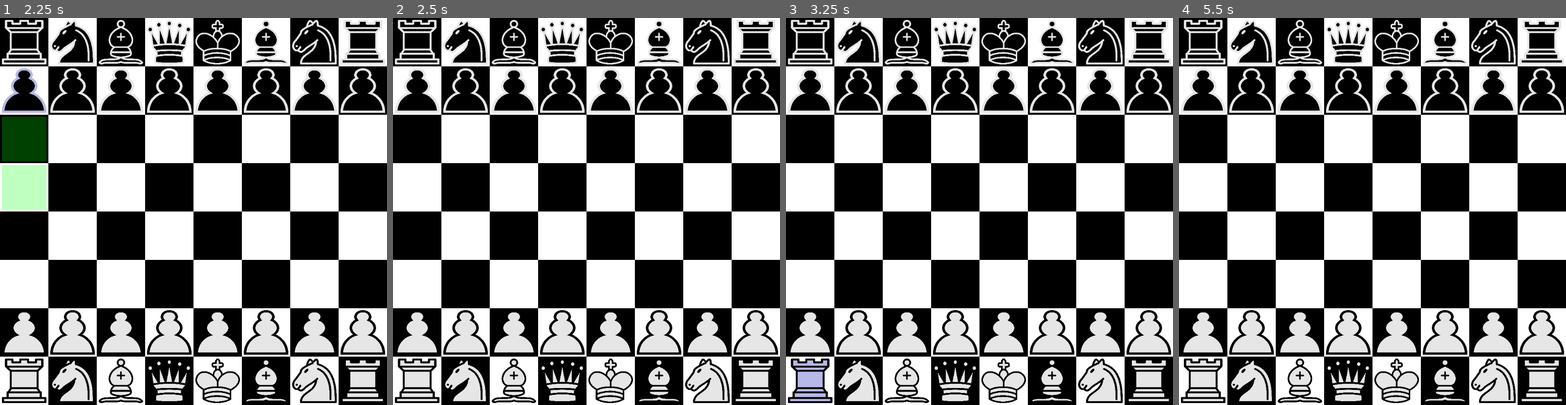
Above: before the commit, frames 1-4 (left to right).
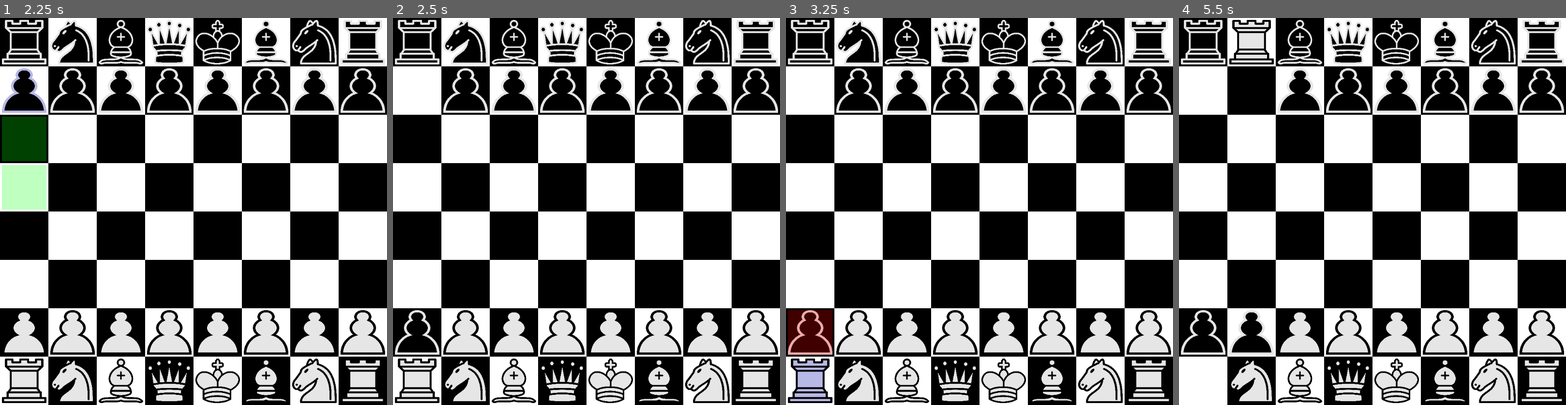
Above: after the commit, the same moments.

Repository: nafiz1001/Godot-Chess
Game: Godot game, scene res://chess.tscn
Two runs of this game, one before a commit and one after it. Both use one fixed random seed, a clock stepped at 60 frames per second and the inputs below.
Inputs (mouse positions are in pixels of both pictures, inside the frame that each line leads up to):
- Up to frame 1 (2.25 s): tap Enter at 0.5, 2 s; move the mouse to (23, 41) at 0.52 s; click (23, 41) at 0.67 s; tap Space at 1.25 s; move the mouse to (23, 91) at 1.27 s; click (23, 91) at 1.42 s; move the mouse to (23, 331) at 2.02 s; click (23, 331) at 2.17 s
- Up to frame 2 (2.5 s): no input
- Up to frame 3 (3.25 s): tap Space at 2.75 s; move the mouse to (809, 381) at 2.77 s; click (809, 381) at 2.92 s
- Up to frame 4 (5.5 s): tap Enter at 3.5 s; move the mouse to (1252, 41) at 3.52 s; click (1252, 41) at 3.67 s; tap Space at 4.25 s; move the mouse to (1252, 91) at 4.27 s; click (1252, 91) at 4.42 s; move the mouse to (1252, 331) at 5.02 s; click (1252, 331) at 5.17 s

Frame 1 is identical in both runs. In frame 2, 1.7% of the frame differs, in the area x 0-12%, y 13-87%; in frame 3, 2.1%; in frame 4, 4.7%, in the area x 0-25%, y 0-100%.

Commit message:
use multiple laye rof valid_moves

Diff:
--- a/chess.gd
+++ /dev/null
@@ -1,75 +0,0 @@
-class_name Chess
-extends Object
-
-# index is from 0 to 63, starting from A8 to H1
-var pieces: Array[ChessPiece] = []
-
-func _init():
-	for i in range(64):
-		pieces.append(null)
-
-func get_piece_at(square: Vector2i) -> ChessPiece:
-	return pieces[ChessBoard.vec_to_index(square)]
-
-func set_piece_at(square: Vector2i, piece: ChessPiece) -> void:
-	pieces[ChessBoard.vec_to_index(square)] = piece
-
-signal on_select_piece(square: Vector2i, piece: ChessPiece)
-signal on_deselect_piece(square: Vector2i, piece: ChessPiece)
-signal on_remove_piece(square: Vector2i, piece: ChessPiece)
-signal on_place_piece(square: Vector2i, piece: ChessPiece)
-
-var selected_square = null # Vector2i | null
-var selected_piece: ChessPiece
-func on_square_click(new_square: Vector2i):
-	if selected_piece == null or selected_square == null:
-		# there are no pieces currently selected
-		if get_piece_at(new_square):
-			selected_square = new_square
-			selected_piece = get_piece_at(new_square)
-			on_select_piece.emit(selected_square, selected_piece)
-			# print("Selected a ",
-			# 	ChessColour.keys()[selected_piece.colour],
-			# 	" ",
-			# 	ChessPieceType.keys()[selected_piece.type],
-			# 	" at ", new_square
-			# )
-	else:
-		# there is a piece currently selected
-		var new_piece = get_piece_at(new_square)
-		if new_piece != null and new_piece.colour == selected_piece.colour:
-			# select different piece
-			var temp_square = selected_square
-			var temp_piece = selected_piece
-			selected_square = null
-			selected_piece = null
-			on_deselect_piece.emit(temp_square, temp_piece)
-			on_square_click(new_square) # recurse into selecting new piece
-		else:
-			# test that the move is valid
-			var moves = selected_piece.valid_moves(selected_square, pieces)
-			for path in moves:
-				for move in path:
-					if move == new_square:
-						# The move is valid. Proceed with the move.
-						var old_index = ChessBoard.vec_to_index(selected_square)
-						pieces[old_index] = null
-
-						var new_index = ChessBoard.vec_to_index(new_square)
-
-						var captured_piece = pieces[new_index]
-						if captured_piece != null:
-							pieces[new_index] = null
-							on_remove_piece.emit(new_square, captured_piece)
-
-						pieces[new_index] = selected_piece
-						selected_square = null
-						selected_piece = null
-						on_place_piece.emit(new_square, pieces[new_index])
-						return
-			# deselect piece
-			var temp_square = selected_square
-			var temp_piece = selected_piece
-			selected_square = null
-			selected_piece = null
-			on_deselect_piece.emit(temp_square, temp_piece)
--- a/chess.tscn
+++ b/chess.tscn
@@ -1,10 +1,10 @@
-[gd_scene load_steps=2 format=3 uid="uid://dcbn5u01yt7gj"]
+[gd_scene format=3 uid="uid://dcbn5u01yt7gj"]
 
-[ext_resource type="Script" uid="uid://d0a5jbmg43dhe" path="res://chess_node.gd" id="1_r1ws2"]
+[ext_resource type="Script" uid="uid://d0a5jbmg43dhe" path="res://scripts/chess_node.gd" id="1_r1ws2"]
 
-[node name="Chess" type="Node2D"]
+[node name="Chess" type="Node2D" unique_id=2027923180]
 script = ExtResource("1_r1ws2")
 
-[node name="Pieces" type="Node" parent="."]
+[node name="Pieces" type="Node" parent="." unique_id=11069339]
 
-[node name="Hints" type="Node" parent="."]
+[node name="Hints" type="Node" parent="." unique_id=1786629112]
--- a/chess_board.tscn
+++ b/chess_board.tscn
@@ -1,7 +1,7 @@
 [gd_scene load_steps=6 format=3 uid="uid://dlq0dhyv4kj86"]
 
 [ext_resource type="Shader" uid="uid://b1ffnfas7rrre" path="res://checkerboard.gdshader" id="1_guywq"]
-[ext_resource type="Script" uid="uid://da6cmyko7y6xn" path="res://chess_board_node.gd" id="1_p4xb6"]
+[ext_resource type="Script" uid="uid://da6cmyko7y6xn" path="res://scripts/chess_board_node.gd" id="1_p4xb6"]
 
 [sub_resource type="ShaderMaterial" id="ShaderMaterial_p4xb6"]
 shader = ExtResource("1_guywq")
--- a/chess_piece.gd
+++ /dev/null
@@ -1,157 +0,0 @@
-class_name ChessPiece
-extends Object
-
-enum Type {KING, QUEEN, BISHOP, KNIGHT, ROOK, PAWN}
-enum Colour {WHITE, BLACK}
-
-var type: Type = Type.KING
-var colour: Colour = Colour.WHITE
-
-# to help avoid infinite recursion when checking king valid_moves
-static var controlled_king: ChessPiece = null
-func valid_moves(square: Vector2i, chess_pieces: Array[ChessPiece]) -> Array[Array]:
-	var _moves: Array[Array] = []
-	match type:
-		Type.PAWN:
-			var direction = -1 if colour == Colour.WHITE else 1
-			var start_row = 6 if colour == Colour.WHITE else 1
-
-			var forward_moves: Array[Vector2i] = []
-
-			var forward_square = square + Vector2i(0, direction)
-			if not ChessBoard.out_of_bounds(forward_square):
-				if not chess_pieces[ChessBoard.vec_to_index(forward_square)]:
-					forward_moves.append(forward_square)
-
-			var double_forward_square = square + Vector2i(0, 2 * direction)
-			if not ChessBoard.out_of_bounds(double_forward_square):
-				if square.y == start_row and not chess_pieces[ChessBoard.vec_to_index(double_forward_square)]:
-					forward_moves.append(double_forward_square)
-
-			if not forward_moves.is_empty():
-				_moves.append(forward_moves)
-
-			for horizontal_move in [-1, 1]:
-				var attack_square = square + Vector2i(horizontal_move, direction)
-				if not ChessBoard.out_of_bounds(attack_square):
-					var attack_index = ChessBoard.vec_to_index(attack_square)
-					if chess_pieces[attack_index] and chess_pieces[attack_index].colour != colour:
-						_moves.append([attack_square])
-
-		Type.ROOK:
-			var directions = [Vector2i(1, 0), Vector2i(-1, 0), Vector2i(0, 1), Vector2i(0, -1)]
-			for direction in directions:
-				var path: Array[Vector2i] = []
-				var current_square = square + direction
-				while not ChessBoard.out_of_bounds(current_square):
-					var index = ChessBoard.vec_to_index(current_square)
-					if chess_pieces[index]:
-						if chess_pieces[index].colour != colour:
-							path.append(current_square)
-						break # stop searching in this direction (while loop)
-					else:
-						path.append(current_square)
-					current_square += direction
-				if not path.is_empty():
-					_moves.append(path)
-
-		Type.KNIGHT:
-			var knight_moves = [
-				Vector2i(1, 2), Vector2i(2, 1), Vector2i(-1, 2), Vector2i(-2, 1),
-				Vector2i(1, -2), Vector2i(2, -1), Vector2i(-1, -2), Vector2i(-2, -1)
-			]
-			for move in knight_moves:
-				var target_square = square + move
-				if not ChessBoard.out_of_bounds(target_square):
-					var index = ChessBoard.vec_to_index(target_square)
-					if not chess_pieces[index] or chess_pieces[index].colour != colour:
-						_moves.append([target_square])
-
-		Type.BISHOP:
-			var directions = [Vector2i(1, 1), Vector2i(1, -1), Vector2i(-1, 1), Vector2i(-1, -1)]
-			for direction in directions:
-				var path: Array[Vector2i] = []
-				var current_square = square + direction
-				while not ChessBoard.out_of_bounds(current_square):
-					var index = ChessBoard.vec_to_index(current_square)
-					if chess_pieces[index]:
-						if chess_pieces[index].colour != colour:
-							path.append(current_square)
-						break # stop searching in this direction (while loop)
-					else:
-						path.append(current_square)
-					current_square += direction
-				if not path.is_empty():
-					_moves.append(path)
-
-		Type.QUEEN:
-			var directions = [
-				Vector2i(1, 0), Vector2i(-1, 0), Vector2i(0, 1), Vector2i(0, -1),
-				Vector2i(1, 1), Vector2i(1, -1), Vector2i(-1, 1), Vector2i(-1, -1)
-			]
-			for direction in directions:
-				var path: Array[Vector2i] = []
-				var current_square = square + direction
-				while not ChessBoard.out_of_bounds(current_square):
-					var index = ChessBoard.vec_to_index(current_square)
-					if chess_pieces[index]:
-						if chess_pieces[index].colour != colour:
-							path.append(current_square)
-						break
-					else:
-						path.append(current_square)
-					current_square += direction
-				if not path.is_empty():
-					_moves.append(path)
-
-		Type.KING:
-			if controlled_king == null:
-				controlled_king = self
-
-			var king_moves = [
-				Vector2i(1, 0), Vector2i(-1, 0), Vector2i(0, 1), Vector2i(0, -1),
-				Vector2i(1, 1), Vector2i(1, -1), Vector2i(-1, 1), Vector2i(-1, -1)
-			]
-			for move in king_moves:
-				var target_square = square + move
-				if not ChessBoard.out_of_bounds(target_square):
-					var index = ChessBoard.vec_to_index(target_square)
-					if not chess_pieces[index] or chess_pieces[index].colour != colour:
-						_moves.append([target_square])
-
-			# Remove valid moves that would put king in check
-			for index in range(chess_pieces.size()):
-				var other_piece = chess_pieces[index]
-				if other_piece and other_piece.colour != colour:
-					if other_piece == controlled_king:
-						# base case to avoid infinite recursion
-						continue
-					var other_piece_moves = other_piece.valid_moves(
-						ChessBoard.index_to_vec(index),
-						chess_pieces
-					)
-					for path in other_piece_moves:
-						for attacked_square in path:
-							for king_path in _moves.duplicate():
-								# king only valid_moves one square at a time
-								if king_path[0] == attacked_square:
-									_moves.erase(king_path)
-
-			controlled_king = null
-			# Castling logic should be handled externally
-
-	return _moves
-
-func is_in_danger(square: Vector2i, chess_pieces: Array[ChessPiece]) -> bool:
-	for index in range(chess_pieces.size()):
-		var other_piece = chess_pieces[index]
-		if other_piece and other_piece.colour != colour:
-			var other_piece_moves = other_piece.valid_moves(
-				ChessBoard.index_to_vec(index),
-				chess_pieces
-			)
-			for path in other_piece_moves:
-				for attacked_square in path:
-					if attacked_square == square:
-						return true
-	return false
--- a/chess_piece.tscn
+++ b/chess_piece.tscn
@@ -1,6 +1,6 @@
 [gd_scene load_steps=4 format=3 uid="uid://dqrjcwmnooaoi"]
 
-[ext_resource type="Script" uid="uid://dwhd33ogxth2u" path="res://chess_piece_node.gd" id="1_l4lp4"]
+[ext_resource type="Script" uid="uid://dwhd33ogxth2u" path="res://scripts/chess_piece_node.gd" id="1_l4lp4"]
 [ext_resource type="Texture2D" uid="uid://cm6srqtigqhfi" path="res://Chess_Pieces/w_king.png" id="2_5nxdc"]
 
 [sub_resource type="RectangleShape2D" id="RectangleShape2D_l4lp4"]
--- a/project.godot
+++ b/project.godot
@@ -8,11 +8,15 @@
 
 config_version=5
 
+[animation]
+
+compatibility/default_parent_skeleton_in_mesh_instance_3d=true
+
 [application]
 
 config/name="Chess"
 run/main_scene="uid://dcbn5u01yt7gj"
-config/features=PackedStringArray("4.5", "GL Compatibility")
+config/features=PackedStringArray("4.6", "GL Compatibility")
 config/icon="res://icon.svg"
 
 [display]
--- /dev/null
+++ b/scripts/chess.gd
@@ -0,0 +1,103 @@
+class_name Chess
+extends Object
+
+# index is from 0 to 63, starting from A8 to H1
+var pieces: Array[ChessPiece] = []
+
+func _init():
+	for i in range(64):
+		pieces.append(null)
+
+func get_piece_at(square: Vector2i) -> ChessPiece:
+	return pieces[ChessBoard.vec_to_index(square)]
+
+func set_piece_at(square: Vector2i, piece: ChessPiece) -> void:
+	pieces[ChessBoard.vec_to_index(square)] = piece
+
+signal on_select_piece(square: Vector2i, piece: ChessPiece)
+signal on_deselect_piece(square: Vector2i, piece: ChessPiece)
+signal on_remove_piece(square: Vector2i, piece: ChessPiece)
+signal on_place_piece(square: Vector2i, piece: ChessPiece)
+
+var selected_square = null # Vector2i | null
+var selected_piece: ChessPiece
+func on_square_click(new_square: Vector2i):
+	if selected_piece == null or selected_square == null:
+		# there are no pieces currently selected
+		if get_piece_at(new_square):
+			selected_square = new_square
+			selected_piece = get_piece_at(new_square)
+			on_select_piece.emit(selected_square, selected_piece)
+			# print("Selected a ",
+			# 	ChessColour.keys()[selected_piece.colour],
+			# 	" ",
+			# 	ChessPieceType.keys()[selected_piece.type],
+			# 	" at ", new_square
+			# )
+	else:
+		# there is a piece currently selected
+		var new_piece = get_piece_at(new_square)
+		if new_piece != null and new_piece.colour == selected_piece.colour:
+			# select different piece
+			var temp_square = selected_square
+			var temp_piece = selected_piece
+			selected_square = null
+			selected_piece = null
+			on_deselect_piece.emit(temp_square, temp_piece)
+			on_square_click(new_square) # recurse into selecting new piece
+		else:
+			var move_object = valid_moves_2(new_square)
+			if move_object != null:
+				var new_index = ChessBoard.vec_to_index(new_square)
+				var captured_piece = pieces[new_index]
+				var old_index = ChessBoard.vec_to_index(selected_square)
+				pieces[old_index] = null
+				if captured_piece != null:
+					pieces[new_index] = null
+					on_remove_piece.emit(new_square, captured_piece)
+				pieces[new_index] = selected_piece
+				selected_square = null
+				selected_piece = null
+				on_place_piece.emit(new_square, pieces[new_index])
+
+			var temp_square = selected_square
+			var temp_piece = selected_piece
+			selected_square = null
+			selected_piece = null
+			on_deselect_piece.emit(temp_square, temp_piece)
+
+func valid_moves_2(from: Vector2i) -> Array[Array]:
+	# Generate all valid moves for the piece at the given square
+	# considering other pieces on the board, excludes
+	# special moves like check, castling, en passant, etc.
+
+	var from_piece = get_piece_at(from)
+	if from_piece == null:
+		return []
+	var all_moves = from_piece.valid_moves_1(from)
+	var valid_moves: Array[Array] = []
+	for path in all_moves:
+		var valid_path: Array[ChessMove] = []
+		for _move_object in path:
+			var move_object: ChessMove = _move_object
+			if move_object.square == from:
+				# Skip the move if it leads back to the original square
+				continue
+			var target_piece = get_piece_at(move_object.square)
+			if move_object.capture_only and (target_piece == null or target_piece.colour == from_piece.colour):
+				# Capture only move but no enemy piece to capture
+				continue
+			if move_object.no_capture_only and target_piece != null:
+				# No capture move but there's a piece in the way
+				continue
+			if target_piece != null and target_piece.colour == from_piece.colour:
+				# Can't move onto a square occupied by a friendly piece
+				break
+			valid_path.append(move_object)
+			if target_piece != null:
+				# Can't move past an enemy piece
+				break
+			# If all checks passed, add the path to valid moves
+		valid_moves.append(valid_path)
+
+	return valid_moves
--- /dev/null
+++ b/scripts/chess_move.gd
@@ -0,0 +1,11 @@
+class_name ChessMove
+extends Object
+
+var square: Vector2i
+var capture_only: bool = false
+var no_capture_only: bool = false
+
+func _init(_square: Vector2i, _is_capture_only: bool = false, _no_capture_only: bool = false):
+	square = _square
+	capture_only = _is_capture_only
+	no_capture_only = _no_capture_only
--- a/chess_node.gd
+++ b/scripts/chess_node.gd
@@ -73,15 +73,18 @@
 	)
 	for child in $Hints.get_children():
 		child.queue_free()
-	for path in piece.valid_moves(active_square, chess.pieces):
-		for move in path:
+
+	for path in chess.valid_moves_2(active_square):
+		for _move_object in path:
+			var move_object: ChessMove = _move_object
+
 			# highlight possible moves
 			var highlight = MeshInstance2D.new()
 			var plane_mesh = QuadMesh.new()
 			plane_mesh.size = Vector2(chess_board.GLOBAL_CELL_LENGTH - active_piece.PADDING, chess_board.GLOBAL_CELL_LENGTH - active_piece.PADDING)
 			highlight.mesh = plane_mesh
-			highlight.position = chess_board.square_to_global_position(move)
-			highlight.modulate = Color(1, 0, 0, 0.25) if chess.get_piece_at(move) else Color(0, 1, 0, 0.25)
+			highlight.position = chess_board.square_to_global_position(move_object.square)
+			highlight.modulate = Color(1, 0, 0, 0.25) if chess.get_piece_at(move_object.square) else Color(0, 1, 0, 0.25)
 			highlight.z_index = 1
 			$Hints.add_child(highlight)
 
--- /dev/null
+++ b/scripts/chess_piece.gd
@@ -0,0 +1,96 @@
+class_name ChessPiece
+extends Object
+
+enum Type {KING, QUEEN, BISHOP, KNIGHT, ROOK, PAWN}
+enum Colour {WHITE, BLACK}
+
+var type: Type = Type.KING
+var colour: Colour = Colour.WHITE
+
+func valid_moves_1(square: Vector2i) -> Array[Array]:
+	# Generates all possible moves for this piece from the given square
+	# without considering other pieces on the board
+
+	# an array of array of ChessMove
+	var _moves: Array[Array] = []
+	match type:
+		Type.PAWN:
+			var direction = -1 if colour == Colour.WHITE else 1
+			var start_row = 6 if colour == Colour.WHITE else 1
+
+			var forward_moves: Array[ChessMove] = []
+
+			var forward_square = square + Vector2i(0, direction)
+			if not ChessBoard.out_of_bounds(forward_square):
+				forward_moves.append(ChessMove.new(forward_square, false, true))
+
+			if square.y == start_row:
+				var double_forward_square = square + Vector2i(0, 2 * direction)
+				if not ChessBoard.out_of_bounds(double_forward_square):
+					forward_moves.append(ChessMove.new(double_forward_square, false, true))
+
+			if not forward_moves.is_empty():
+				_moves.append(forward_moves)
+
+			for diagonal_move in [-1, 1]:
+				var attack_square = square + Vector2i(diagonal_move, direction)
+				if not ChessBoard.out_of_bounds(attack_square):
+					_moves.append([ChessMove.new(attack_square, true)])
+
+		Type.ROOK:
+			var directions = [Vector2i(1, 0), Vector2i(-1, 0), Vector2i(0, 1), Vector2i(0, -1)]
+			for direction in directions:
+				var path: Array[ChessMove] = []
+				var current_square = square + direction
+				while not ChessBoard.out_of_bounds(current_square):
+					path.append(ChessMove.new(current_square, false))
+					current_square += direction
+				if not path.is_empty():
+					_moves.append(path)
+
+		Type.KNIGHT:
+			var knight_moves = [
+				Vector2i(1, 2), Vector2i(2, 1), Vector2i(-1, 2), Vector2i(-2, 1),
+				Vector2i(1, -2), Vector2i(2, -1), Vector2i(-1, -2), Vector2i(-2, -1)
+			]
+			for move in knight_moves:
+				var target_square = square + move
+				if not ChessBoard.out_of_bounds(target_square):
+					_moves.append([ChessMove.new(target_square, false)])
+
+		Type.BISHOP:
+			var directions = [Vector2i(1, 1), Vector2i(1, -1), Vector2i(-1, 1), Vector2i(-1, -1)]
+			for direction in directions:
+				var path: Array[ChessMove] = []
+				var current_square = square + direction
+				while not ChessBoard.out_of_bounds(current_square):
+					path.append(ChessMove.new(current_square, false))
+					current_square += direction
+				if not path.is_empty():
+					_moves.append(path)
+
+		Type.QUEEN:
+			var directions = [
+				Vector2i(1, 0), Vector2i(-1, 0), Vector2i(0, 1), Vector2i(0, -1),
+				Vector2i(1, 1), Vector2i(1, -1), Vector2i(-1, 1), Vector2i(-1, -1)
+			]
+			for direction in directions:
+				var path: Array[ChessMove] = []
+				var current_square = square + direction
+				while not ChessBoard.out_of_bounds(current_square):
+					path.append(ChessMove.new(current_square, false))
+					current_square += direction
+				if not path.is_empty():
+					_moves.append(path)
+
+		Type.KING:
+			var king_moves = [
+				Vector2i(1, 0), Vector2i(-1, 0), Vector2i(0, 1), Vector2i(0, -1),
+				Vector2i(1, 1), Vector2i(1, -1), Vector2i(-1, 1), Vector2i(-1, -1)
+			]
+			for move in king_moves:
+				var target_square = square + move
+				if not ChessBoard.out_of_bounds(target_square):
+					_moves.append([ChessMove.new(target_square, false)])
+
+	return _moves
Renamed: chess.gd.uid -> scripts/chess.gd.uid
Renamed: chess_board.gd -> scripts/chess_board.gd
Renamed: chess_board.gd.uid -> scripts/chess_board.gd.uid
Renamed: chess_board_node.gd -> scripts/chess_board_node.gd
Renamed: chess_board_node.gd.uid -> scripts/chess_board_node.gd.uid
Not shown, added: scripts/chess_move.gd.uid
Renamed: chess_node.gd.uid -> scripts/chess_node.gd.uid
Renamed: chess_piece.gd.uid -> scripts/chess_piece.gd.uid
Renamed: chess_piece_node.gd -> scripts/chess_piece_node.gd
Renamed: chess_piece_node.gd.uid -> scripts/chess_piece_node.gd.uid
